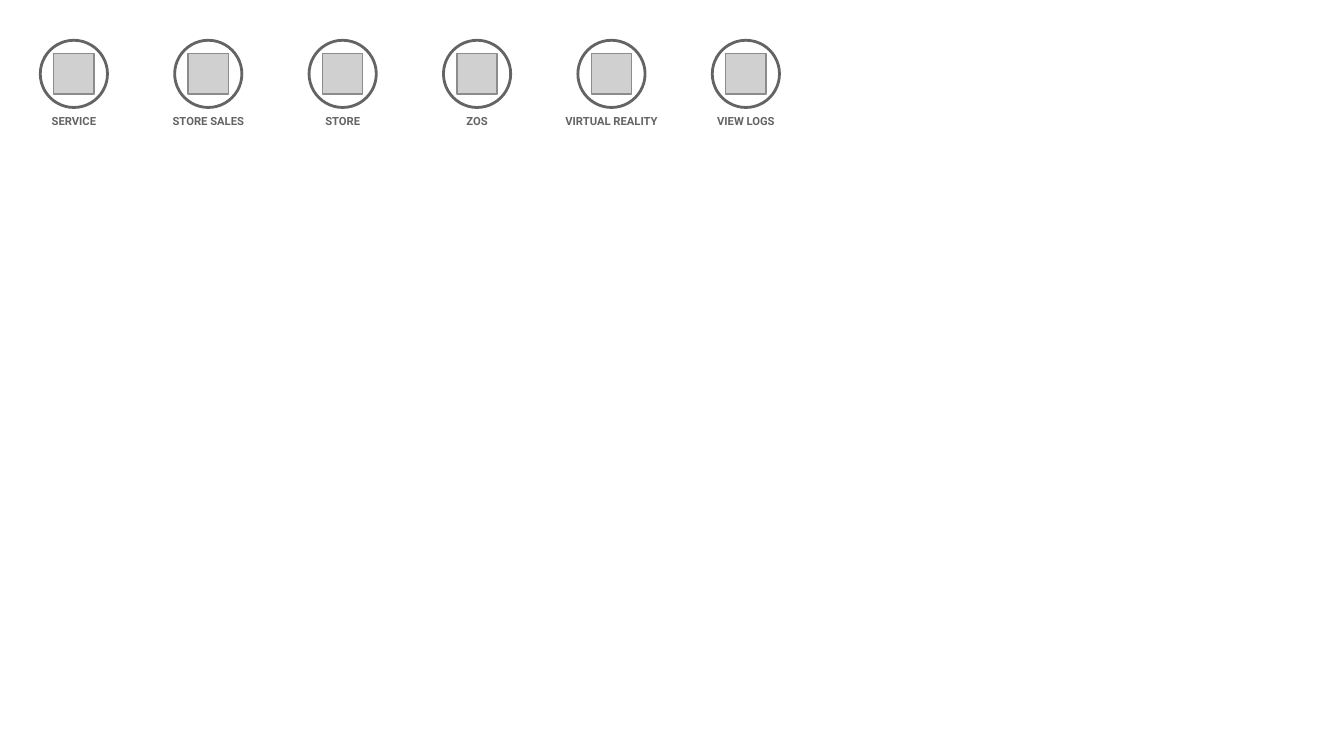
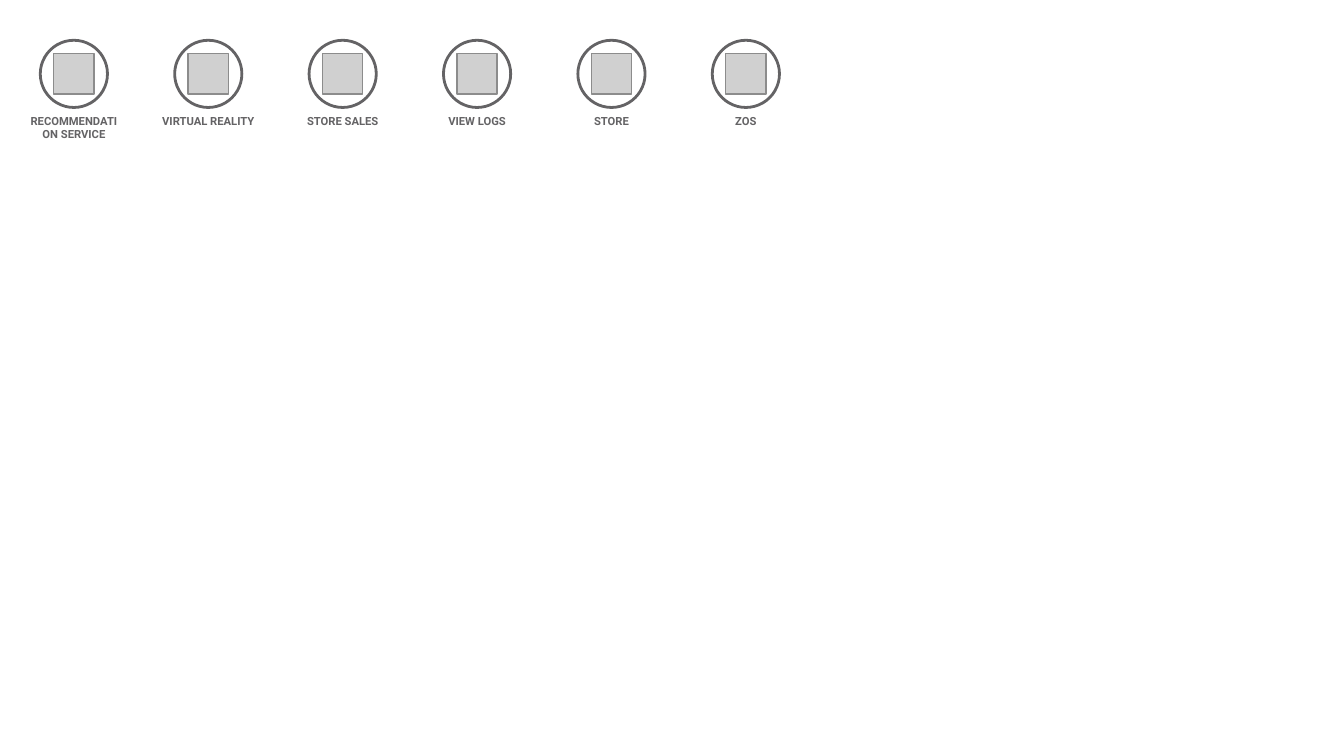
Before and after one commit to l2fprod/myarchitecture, a slide deck: slide 10 of mycatalog-architecture-diagram-template.pptx. Drawn at 1344x756 pixels with LibreOffice and Linux fonts; fonts in the diff are those of the drawing; grey boxes stand for pictures. Boxes give left, top, right and bottom in pixels: in the first picture for what was removed or moved away, otherwise in the second. Text is boxed around its words. In the diff, an @@ line names an element or a change of style, - is before the commit and + after.

```diff
--- a/mycatalog-architecture-diagram-template.pptx
+++ b/mycatalog-architecture-diagram-template.pptx
@@ text at (162, 117, 254, 125): text changed @@
-STORE SALES
+VIRTUAL REALITY
@@ text at (307, 117, 379, 125): text changed @@
-STORE
+STORE SALES
@@ text at (448, 117, 506, 125): text changed @@
-ZOS
+VIEW LOGS
@@ text at (594, 117, 629, 125): text changed @@
-VIRTUAL REALITY
+STORE
@@ text at (735, 117, 756, 125): text changed @@
-VIEW LOGS
+ZOS
@@ text at (61, 130, 105, 138): text changed @@
-SERVICE
+RECOMMENDATION SERVICE
```
Also in this commit, not shown: 8 other slides changed.
